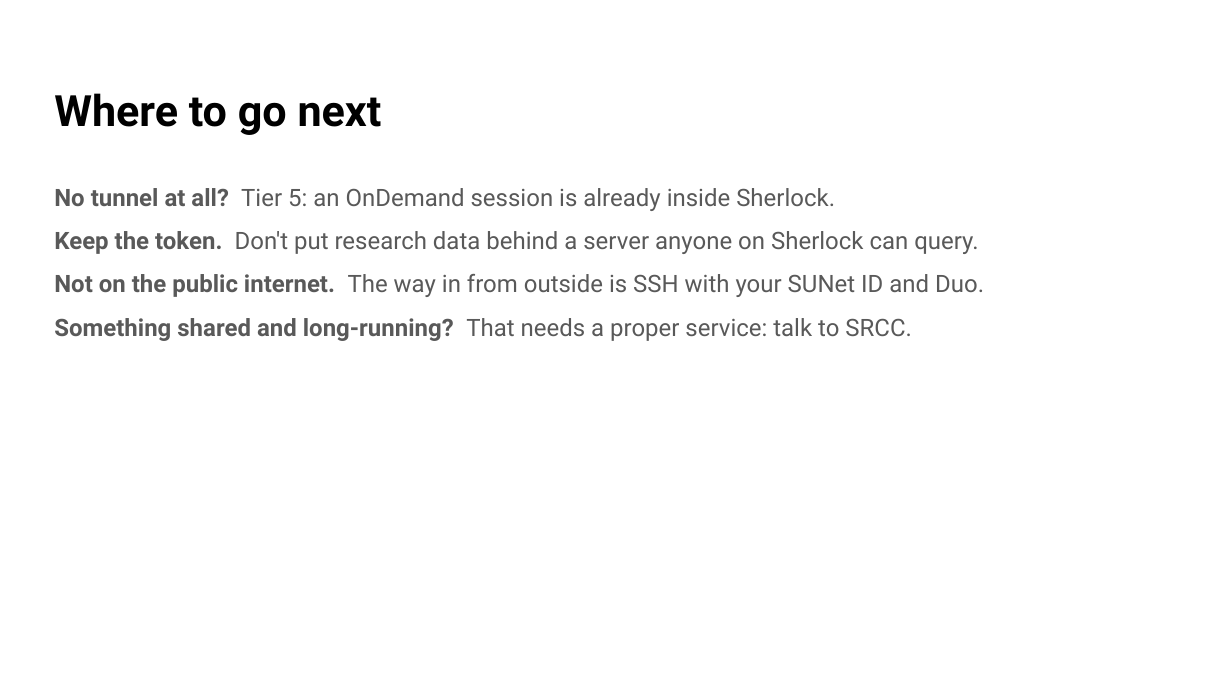
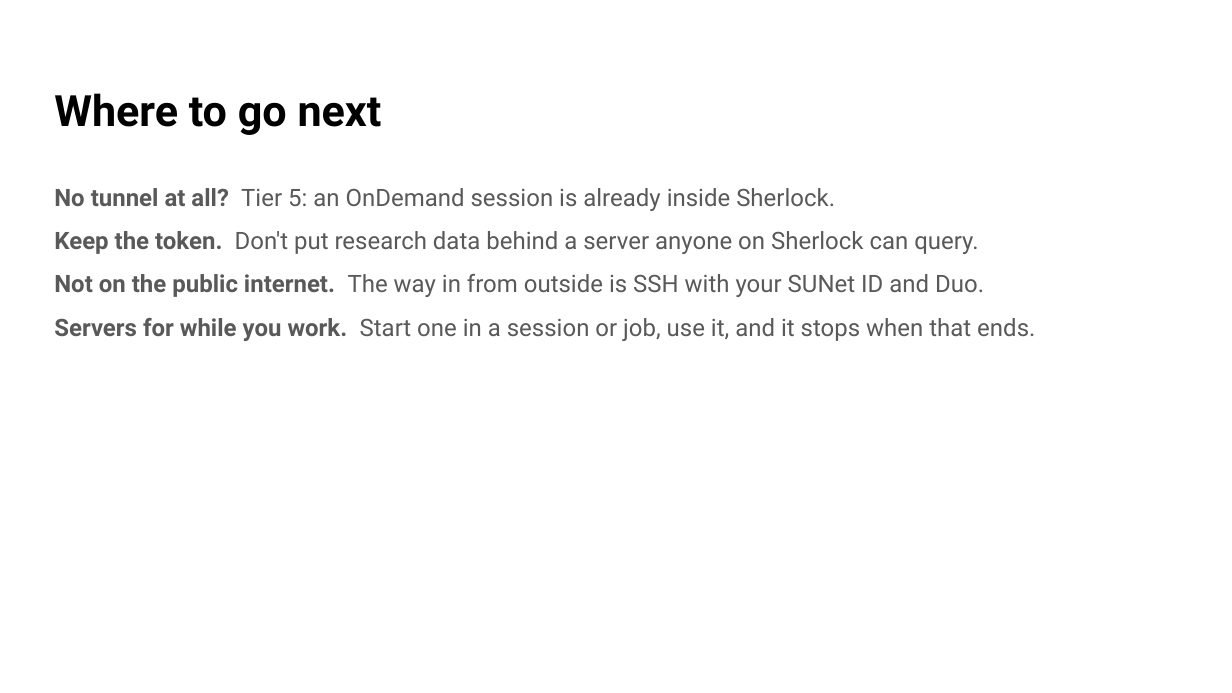
Before and after one commit to stanford-rc/hpc-server-workshop, a slide deck: slide 11 of HPC-Server-Workshop.pptx. Drawn at 1232x693 pixels with LibreOffice and Linux fonts; fonts in the diff are those of the drawing; background and template pictures are left out. Boxes give left, top, right and bottom in pixels: in the first picture for what was removed or moved away, otherwise in the second. Text is boxed around its words. In the diff, an @@ line names an element or a change of style, - is before the commit and + after.

Commit message:
Drop the claim that SRCC runs long-term servers

```diff
--- a/HPC-Server-Workshop.pptx
+++ b/HPC-Server-Workshop.pptx
@@ text at bbox=[54, 318, 1035, 341]: text changed @@
-Something shared and long-running? That needs a proper service: talk to SRCC.
+Servers for while you work. Start one in a session or job, use it, and it stops when that ends.
```
Also in this commit, not shown: 2 other files.
